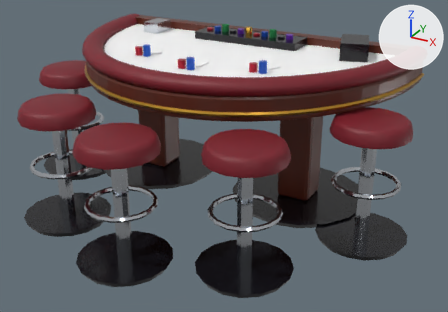
Renders of the Blender file v2/assets/sources/table-carnival.blend from each side of a commit.
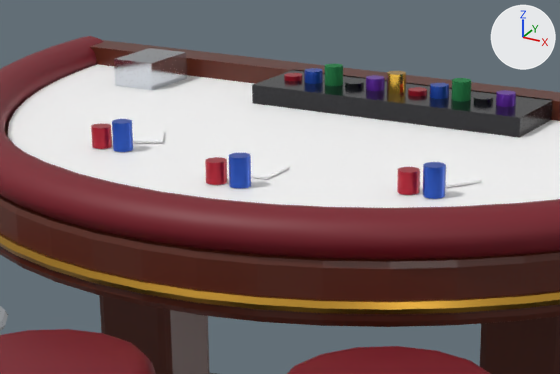
Each version appears first whole from a 50 mm lens placed at (2.56, -3.6, 1.58), pointed at (1.17, -1.07, 0.32), and next in a close-up on the part from 23% to 69% of the width and 0% to 45% of the height. Arrows for +X, +Y and +Z are at upper right; the lights stay in place. The last two pictures show the newer version. Objects named as collision shapes, trigger or cutter boxes, shadow casters or lower levels of detail are left out.

In view in the first close-up: 'table-carnival_lod0'.
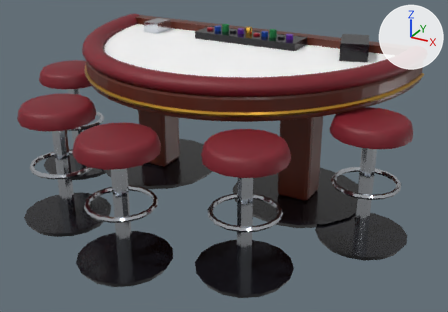
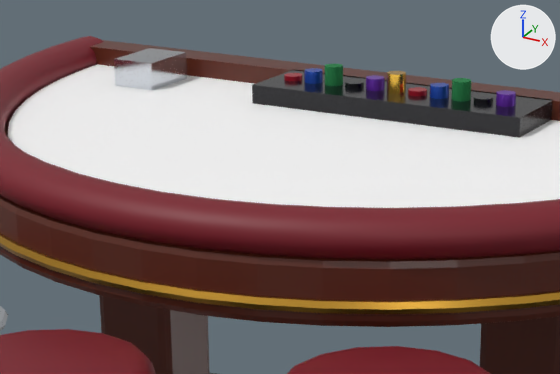
Edits to the bpy script that builds the scene:
```text
Change me_table_carnival_lod0_001:
    used by ob_table_carnival_lod0; parent = ob_lod0; location = (0.0, 0.0, 0.0)
    remove me_table_carnival_lod0_001.from_pydata(...)  # 4340 vertices, 2106 faces; spans x -0.1..2.1, y -1.92..-0.3, z 0.0..0.85
    add me_table_carnival_lod0_001.from_pydata(...)  # 4028 vertices, 2016 faces; spans x -0.1..2.1, y -1.92..-0.3, z 0.0..0.85
    me_table_carnival_lod0_001 part 1: 36 loose pieces with 312 vertices, spanning x 0.61..1.38, y -1.14..-0.86, z 0.76..0.82, are deleted
    remove me_table_carnival_lod0_001.materials.append(mat_white)  # white #ffffff
```

Boxes [x1, y1, x2, y2] around the edits, measured in the close-ups (560 x 374 px):
part 1 of me_table_carnival_lod0_001, deleted
    before: [91, 119, 482, 199]
